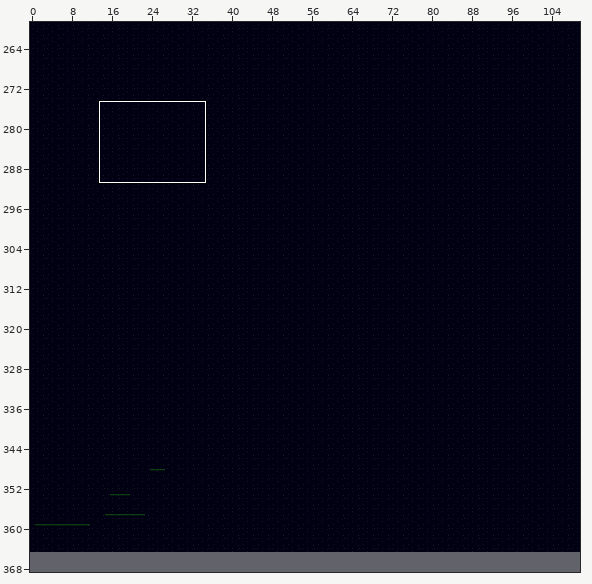
Tiled map -- assets/map.tmx. The first picture is a wide view before the edit; the outline marks the close-up.
Close-up. Before the edit:
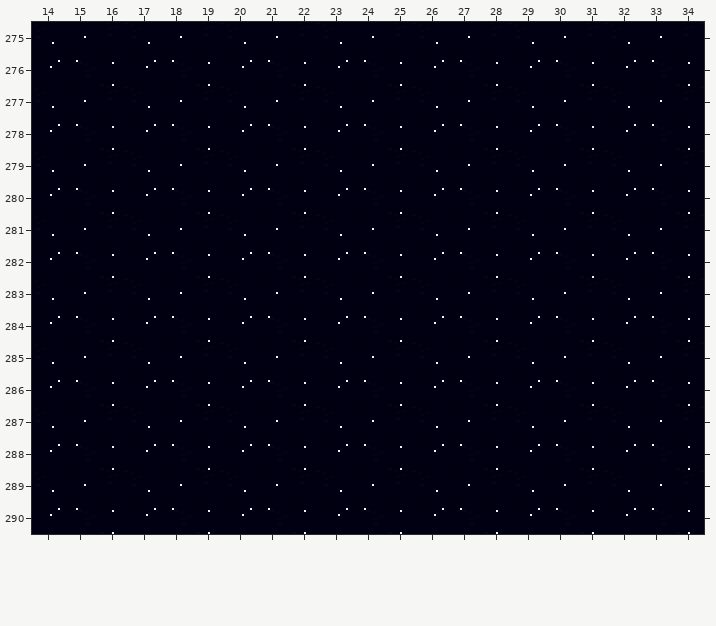
Cells are 16x16 px. Shown: x 14..34, y 275..290. The commit also changed other parts of the map, which this record leaves out.
The result:
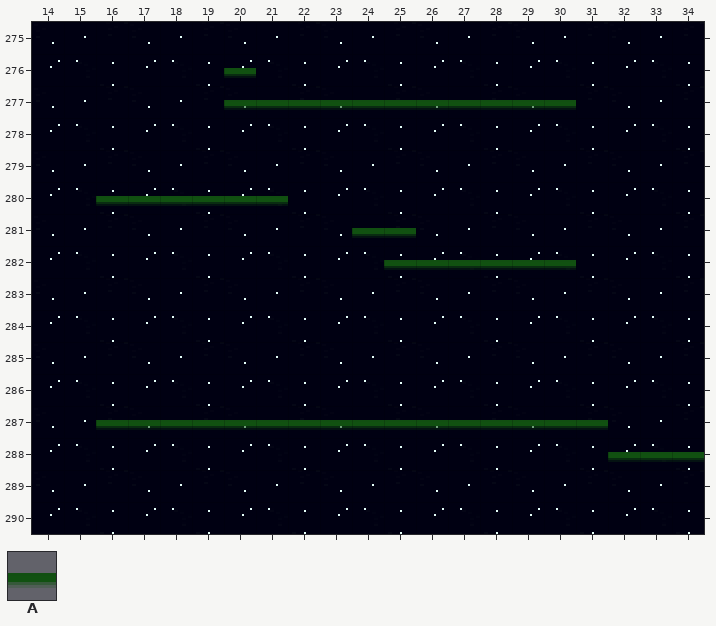
Key: from "Tileset": A 119.
_ is an empty cell, . an unchanged one.
From old to new:
--- layer "foreground"
@@ x 20..30 @@
-276 _..........
-277 ___________
+276 A..........
+277 AAAAAAAAAAA
@@ x 16..30 @@
-280 ______.........
-281 ........__.....
-282 .........______
+280 AAAAAA.........
+281 ........AA.....
+282 .........AAAAAA
@@ x 16..34 @@
-287 ________________...
-288 ................___
+287 AAAAAAAAAAAAAAAA...
+288 ................AAA
Boxes around the changes in both close-ups, in picture pixels (x1, y1, x2, y2):
added: (224, 68, 576, 110)
added: (96, 196, 288, 206)
added: (352, 228, 576, 270)
added: (96, 420, 704, 462)
